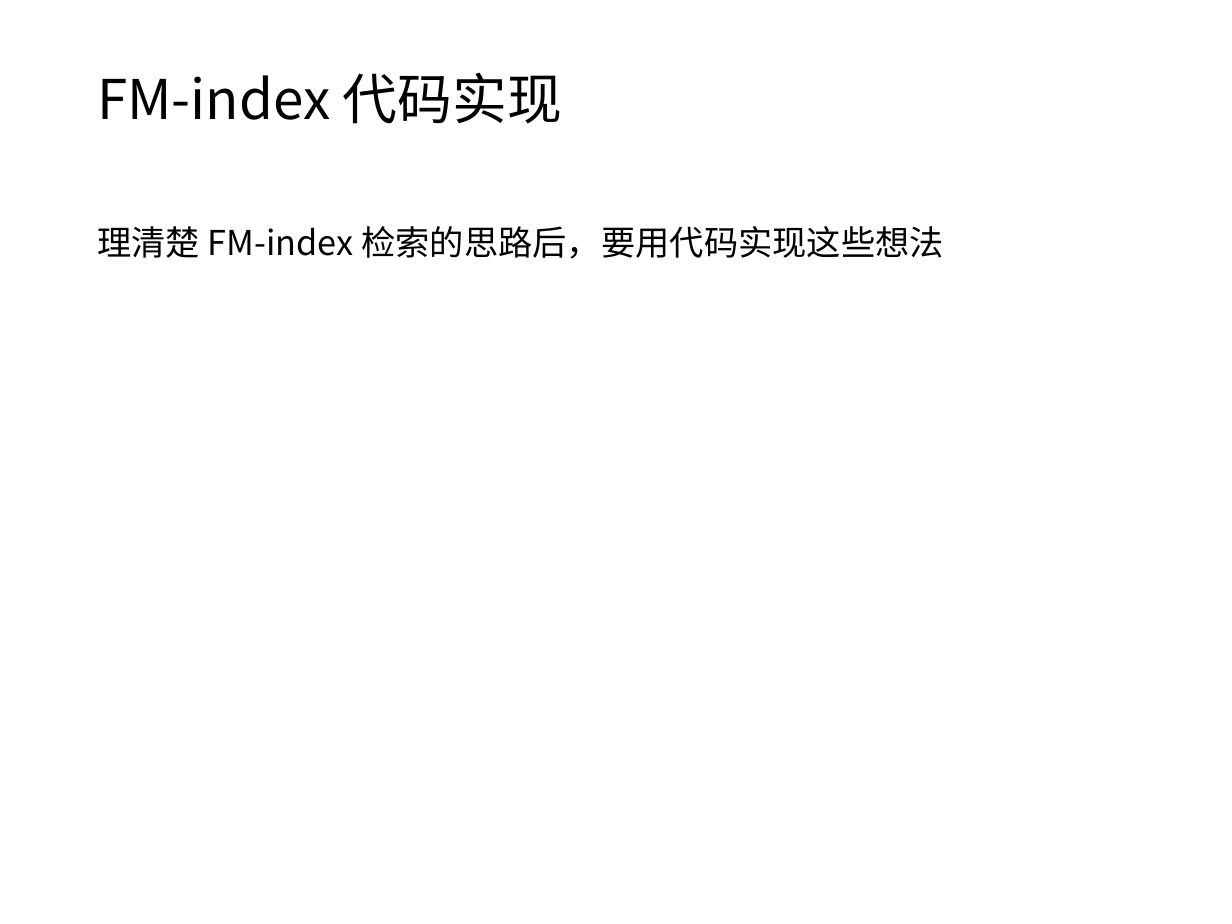
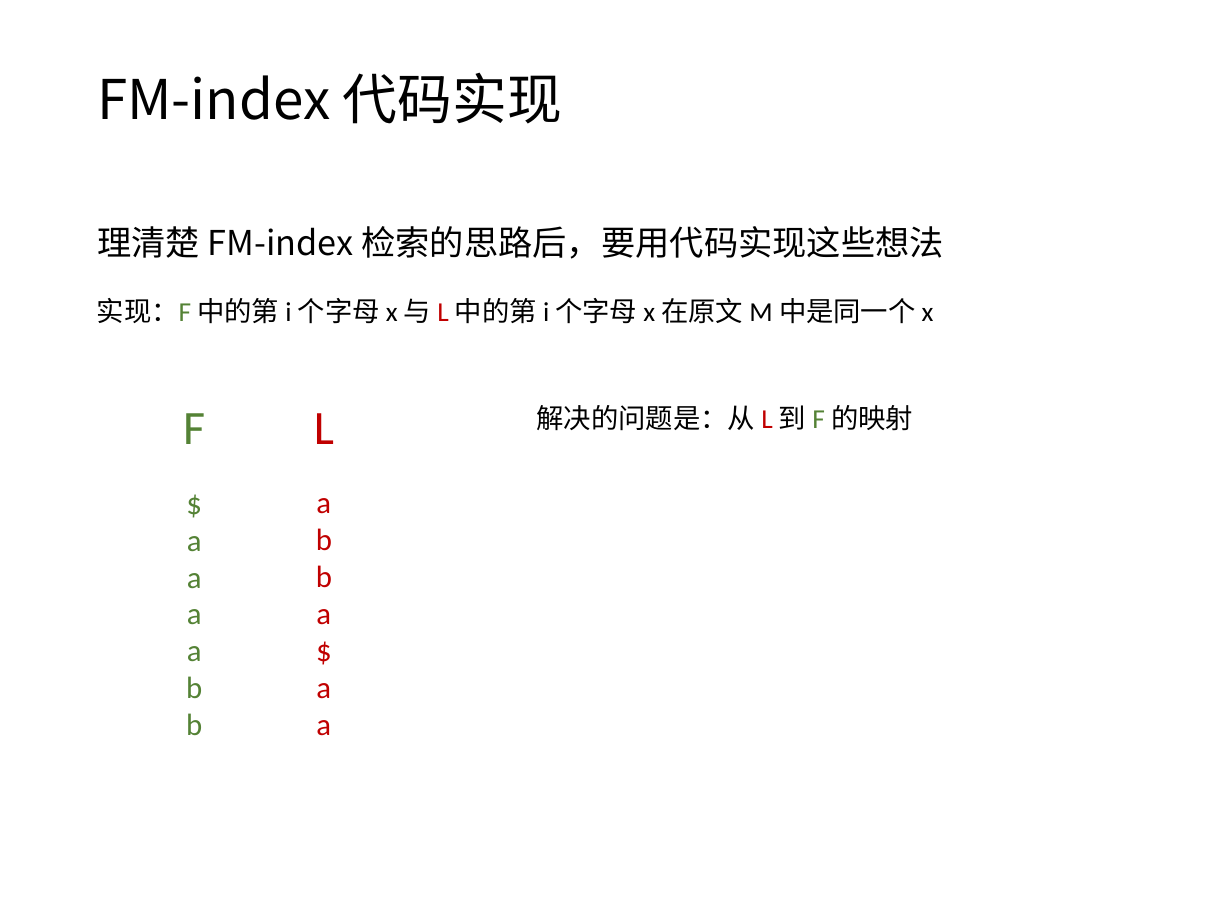
Before and after one commit to jindada1/FM-index, a slide deck: slide 61 of 信息检索.pptx. Drawn at 1232x924 pixels with LibreOffice and Linux fonts; fonts in the diff are those of the drawing. Boxes give left, top, right and bottom in pixels: in the first picture for what was removed or moved away, otherwise in the second. Text is boxed around its words. In the diff, an @@ line names an element or a change of style, - is before the commit and + after.

```diff
--- a/信息检索.pptx
+++ b/信息检索.pptx
@@ text added at (x1=97, y1=298, x2=934, y2=324), 16 pt, text #000000 @@
+实现：F 中的第 i 个字母 x 与 L 中的第 i 个字母 x 在原文 M 中是同一个 x
@@ text added at (x1=183, y1=413, x2=205, y2=735), 18 pt, text #548235 @@
+F
+$
+a
+a
+a
+a
+b
+b
@@ text added at (x1=314, y1=413, x2=334, y2=736), 18 pt, text #C00000 @@
+L
+a
+b
+b
+a
+$
+a
+a
@@ text added at (x1=537, y1=405, x2=913, y2=431), 16 pt, text #000000 @@
+解决的问题是：从 L 到 F 的映射
```
Also in this commit, not shown: 8 slides added.
